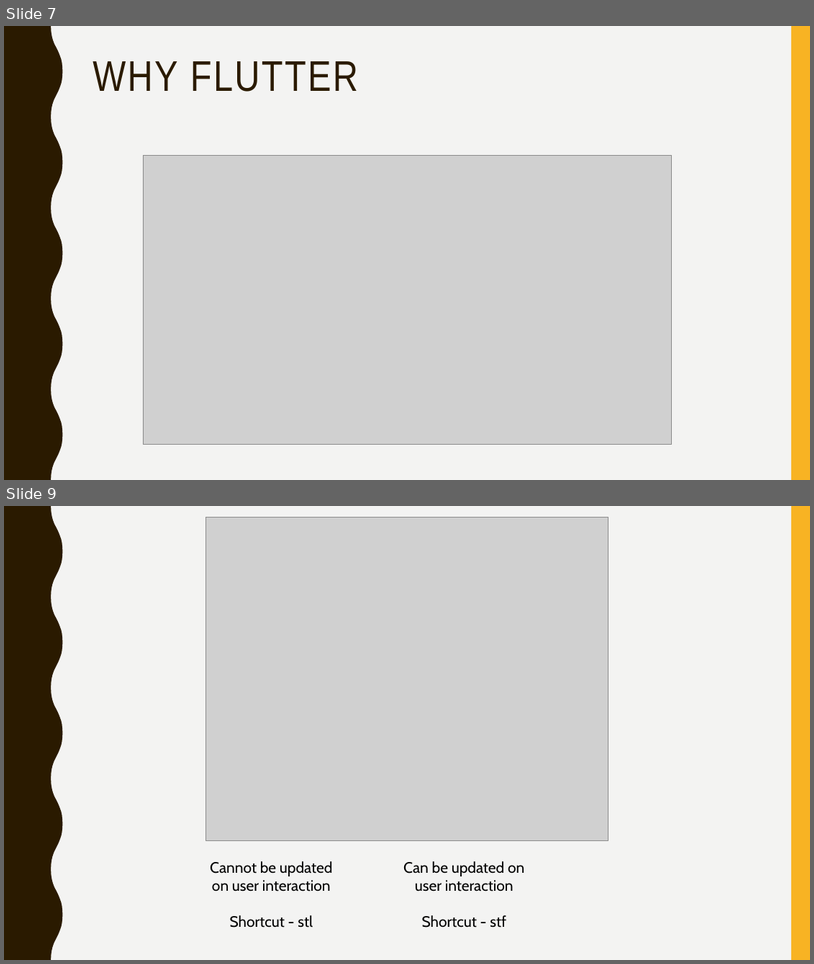
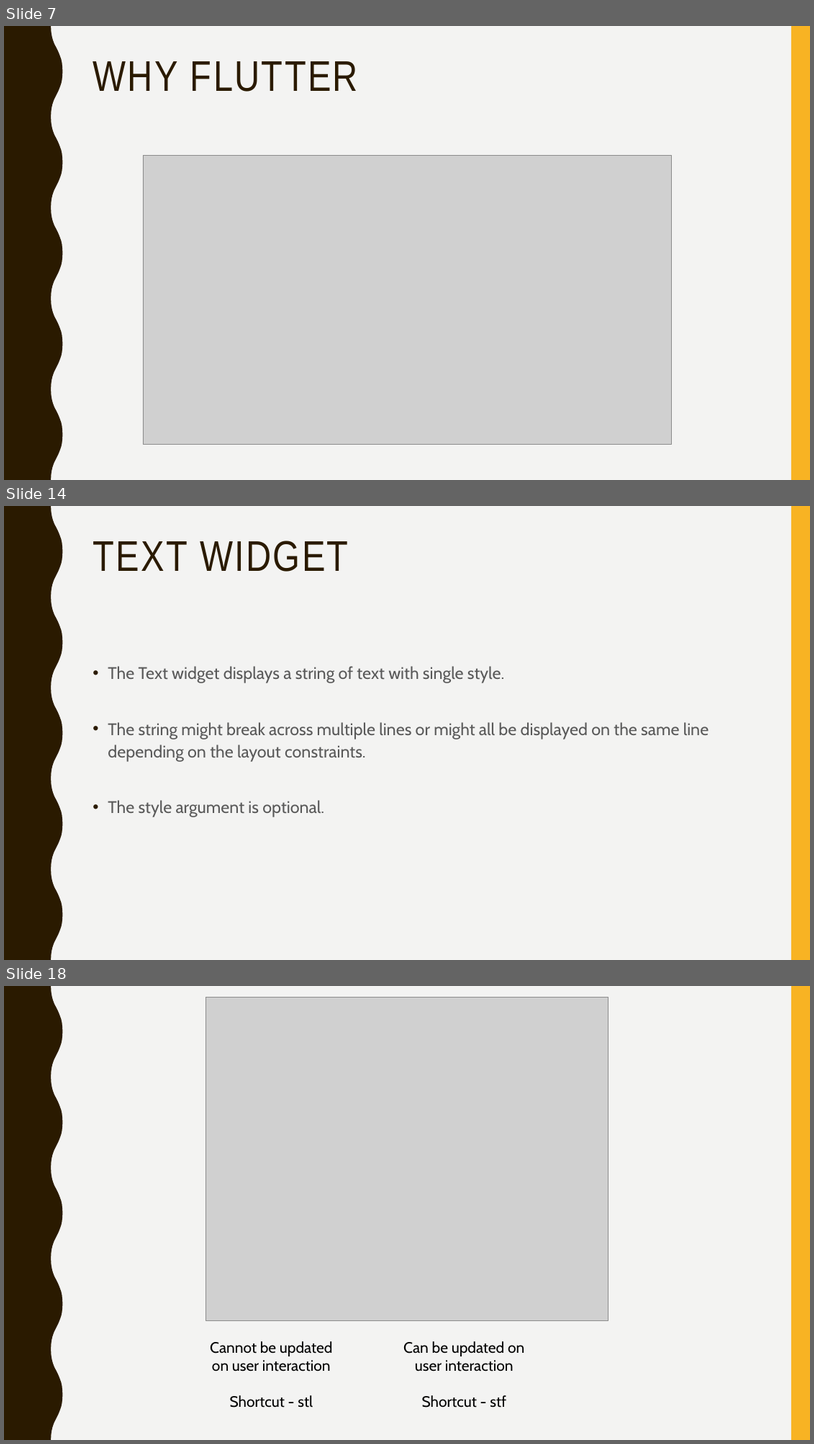
Before and after one commit to narayanvyas/flutter_workshop, a slide deck: Flutter Workshop.pptx. Shown one above the other, each under a label of ours: slides 7 and 9 before the commit, slides 7, 14 and 18 after it; the slides between them are not shown. The pictures are 814x964 and 814x1444 pixels, drawn with LibreOffice and Linux fonts; fonts in the diff are those of the drawing; grey boxes stand for pictures. Boxes give left, top, right and bottom in pixels: in the first picture for what was removed or moved away, otherwise in the second. Text is boxed around its words. In the diff, an @@ line names an element or a change of style, - is before the commit and + after.

```diff
--- a/Flutter Workshop.pptx
+++ b/Flutter Workshop.pptx
@@ slide 14 added at box(4, 506, 810, 960), background #F3F3F2; not listed: 2 template elements that a slide beside it also shows @@
@@ title added at box(93, 541, 348, 572), 51 pt, text #2A1A00 @@
+TEXT WIDGET
@@ text added at box(108, 666, 709, 817), 20 pt, text #595959 @@
+• The Text widget displays a string of text with single style.
+• The string might break across multiple lines or might all be displayed on the same line depending on the layout constraints.
+• The style argument is optional.
@@ what was slide 9 is now slide 18 @@
```
Also in this commit, not shown: 1 slide changed, 8 other slides added.
